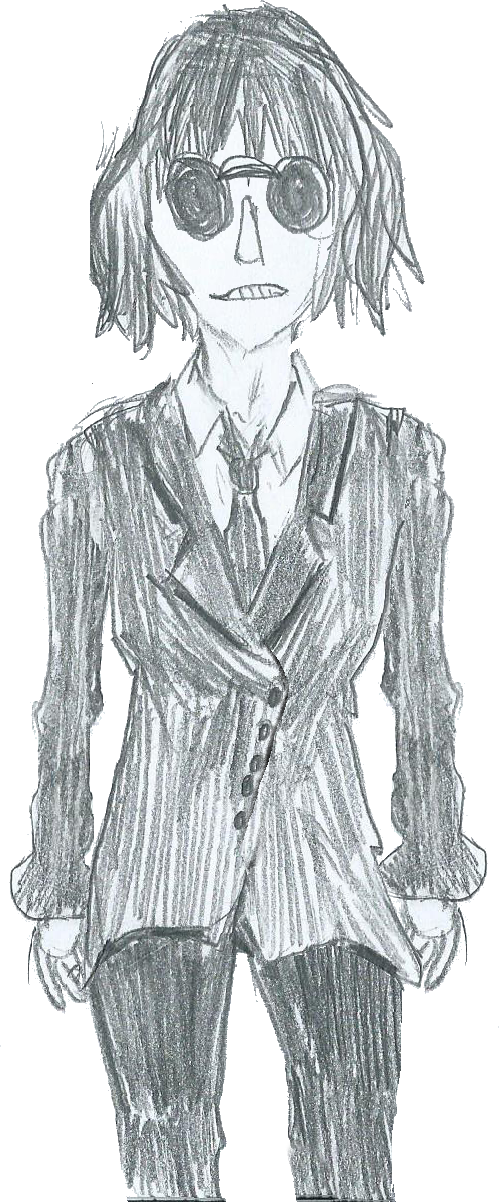
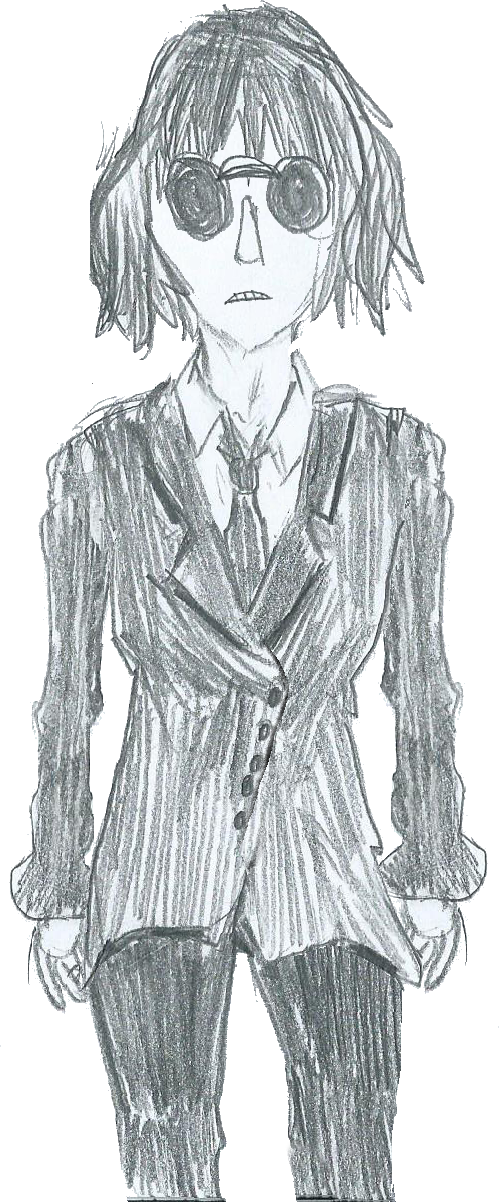
Layer changes from the first w=499, h=1202 image to the second:
showed "Layer 2" over [224, 290, 273, 305]
hid "Layer 4" over [209, 282, 289, 301]
